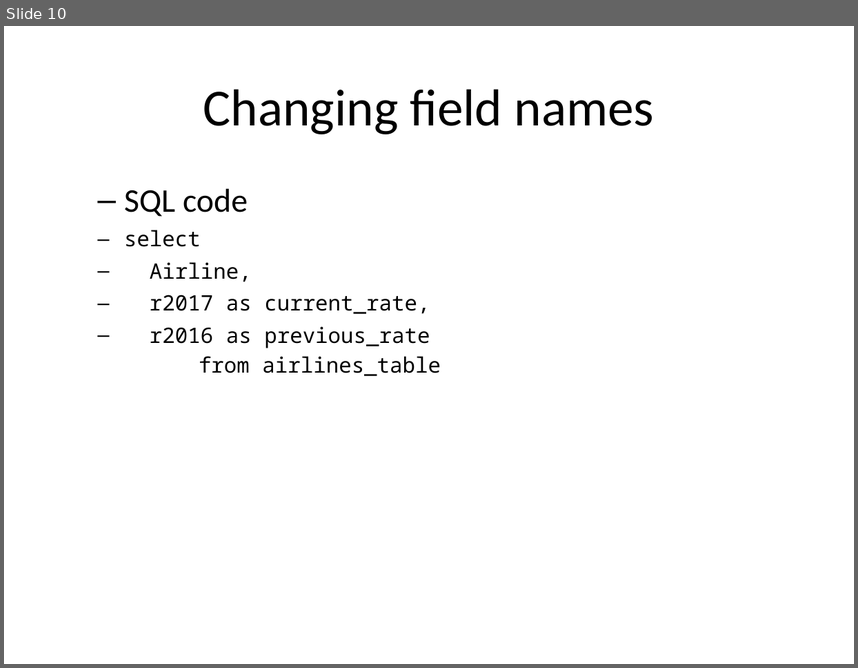
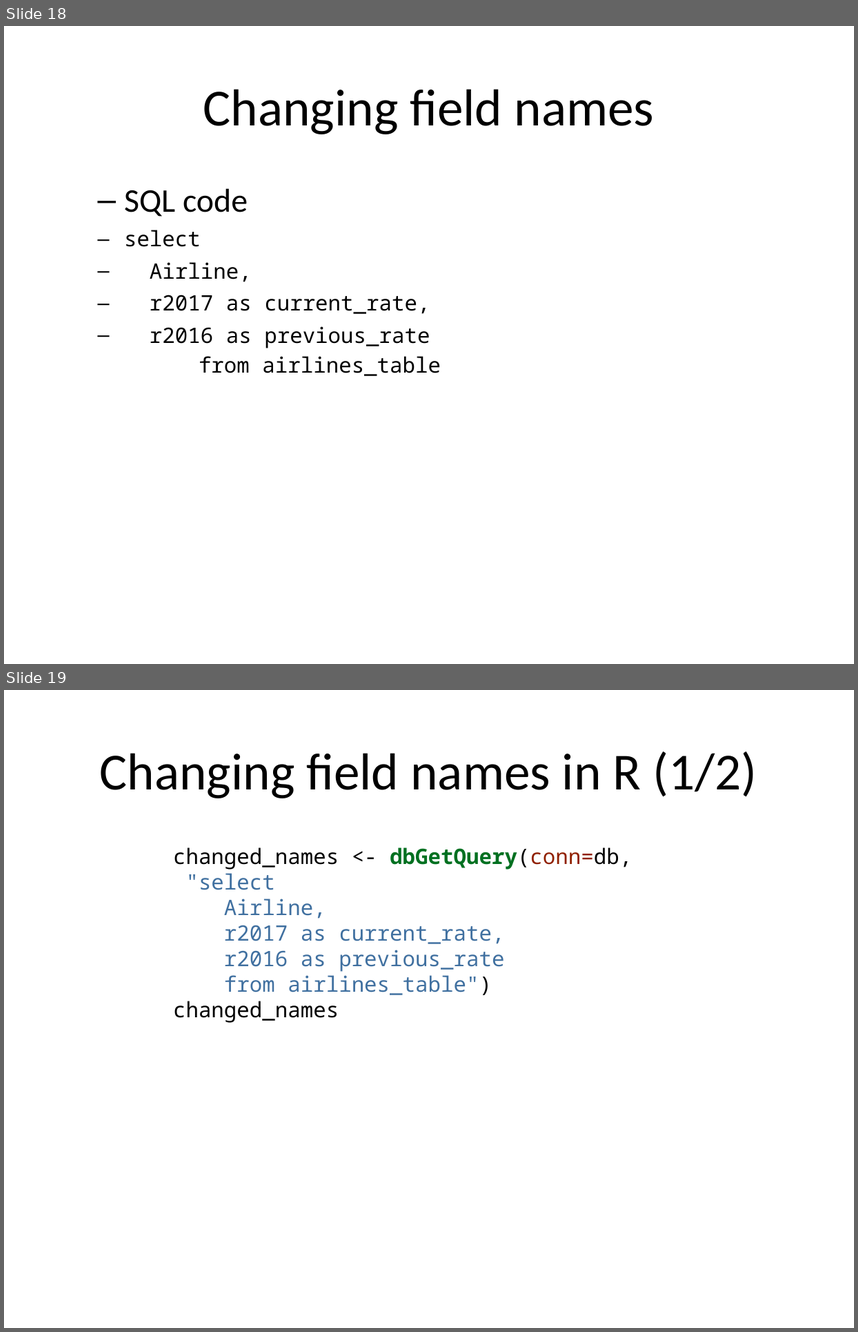
Before and after one commit to pmean/introduction-to-sql, a slide deck: src/select.pptx. Shown one above the other, each under a label of ours: slide 10 before the commit, slides 18 and 19 after it. The pictures are 858x668 and 858x1332 pixels, drawn with LibreOffice and Linux fonts; fonts in the diff are those of the drawing. Boxes give left, top, right and bottom in pixels: in the first picture for what was removed or moved away, otherwise in the second. Text is boxed around its words. In the diff, an @@ line names an element or a change of style, - is before the commit and + after.

```diff
--- a/src/select.pptx
+++ b/src/select.pptx
@@ slide 19 added at <box>4,690,854,1328</box>, background #FFFFFF @@
@@ title added at <box>100,751,757,798</box>, 44 pt, text #000000 @@
+Changing field names in R (1/2)
@@ text added at <box>173,847,632,1023</box>, 18 pt, text #4070A0 @@
+changed_names <- dbGetQuery(conn=db,
+"select
+Airline,
+r2017 as current_rate,
+r2016 as previous_rate
+from airlines_table")
+changed_names
@@ what was slide 10 is now slide 18 @@
```
Also in this commit, not shown: 8 slides changed, 11 other slides added, 1 slide removed, 17 other files.
